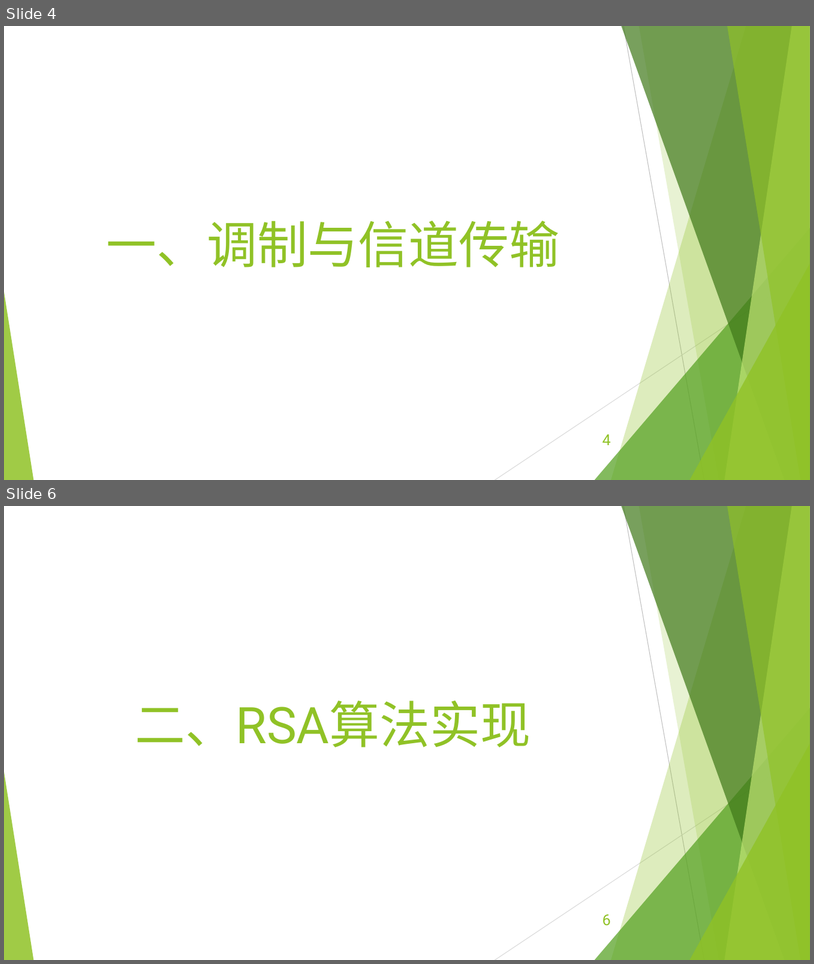
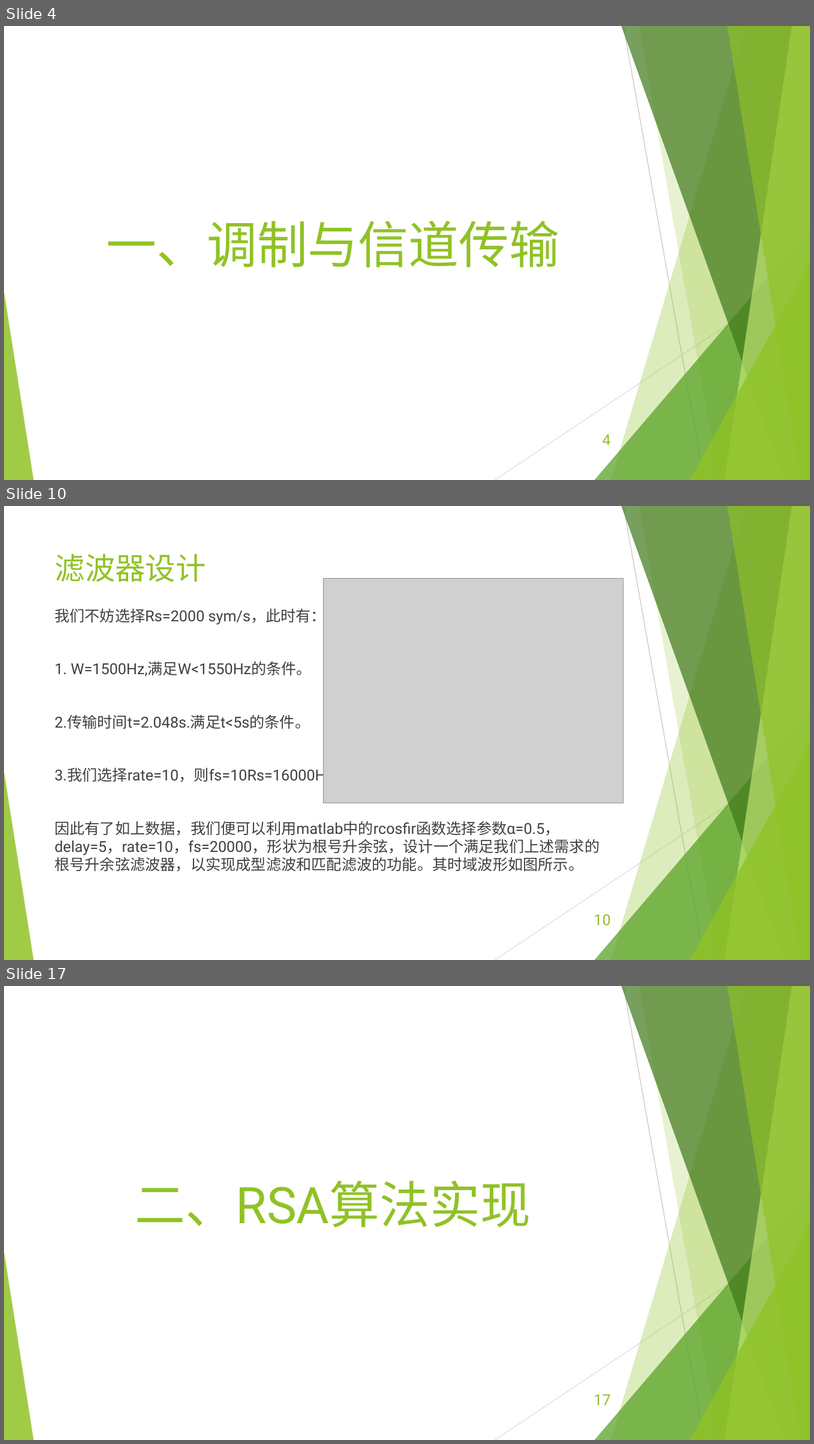
Before and after one commit to EECodingPresentation/project2, a slide deck: 展示报告.pptx. Shown one above the other, each under a label of ours: slides 4 and 6 before the commit, slides 4, 10 and 17 after it; the slides between them are not shown. The pictures are 814x964 and 814x1444 pixels, drawn with LibreOffice and Linux fonts; fonts in the diff are those of the drawing; grey boxes stand for pictures. Boxes give left, top, right and bottom in pixels: in the first picture for what was removed or moved away, otherwise in the second. Text is boxed around its words. In the diff, an @@ line names an element or a change of style, - is before the commit and + after.

```diff
--- a/展示报告.pptx
+++ b/展示报告.pptx
@@ slide 10 added at (x1=4, y1=506, x2=810, y2=960), background #FFFFFF; not listed: 10 template elements that a slide beside it also shows @@
@@ title added at (x1=55, y1=553, x2=206, y2=582), 36 pt, text #90C226 @@
+滤波器设计
@@ picture added at (x1=323, y1=579, x2=624, y2=803) @@
@@ text added at (x1=54, y1=607, x2=600, y2=871), 18 pt, text #404040 @@
+我们不妨选择Rs=2000 sym/s，此时有：
+1. W=1500Hz,满足W<1550Hz的条件。
+2.传输时间t=2.048s.满足t<5s的条件。
+3.我们选择rate=10，则fs=10Rs=16000Hz
+因此有了如上数据，我们便可以利用matlab中的rcosfir函数选择参数α=0.5，delay=5，rate=10，fs=20000，形状为根号升余弦，设计一个满足我们上述需求的根号升余弦滤波器，以实现成型滤波和匹配滤波的功能。其时域波形如图所示。
@@ page number added at (x1=594, y1=914, x2=611, y2=925), 18 pt, text #90C226 @@
+10
@@ what was slide 6 is now slide 17 @@
@@ page number at (x1=594, y1=1394, x2=611, y2=1405): text changed @@
-6
+17
```
Also in this commit, not shown: 11 other slides added, 1 slide removed, 2 other files.
